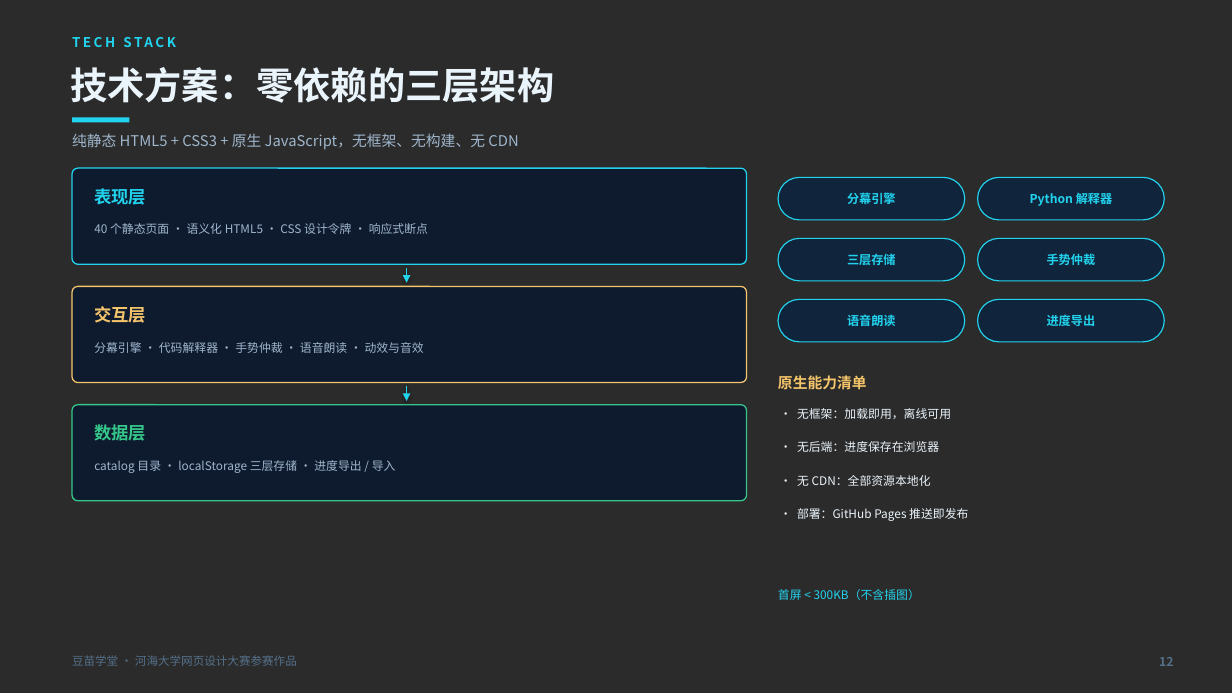
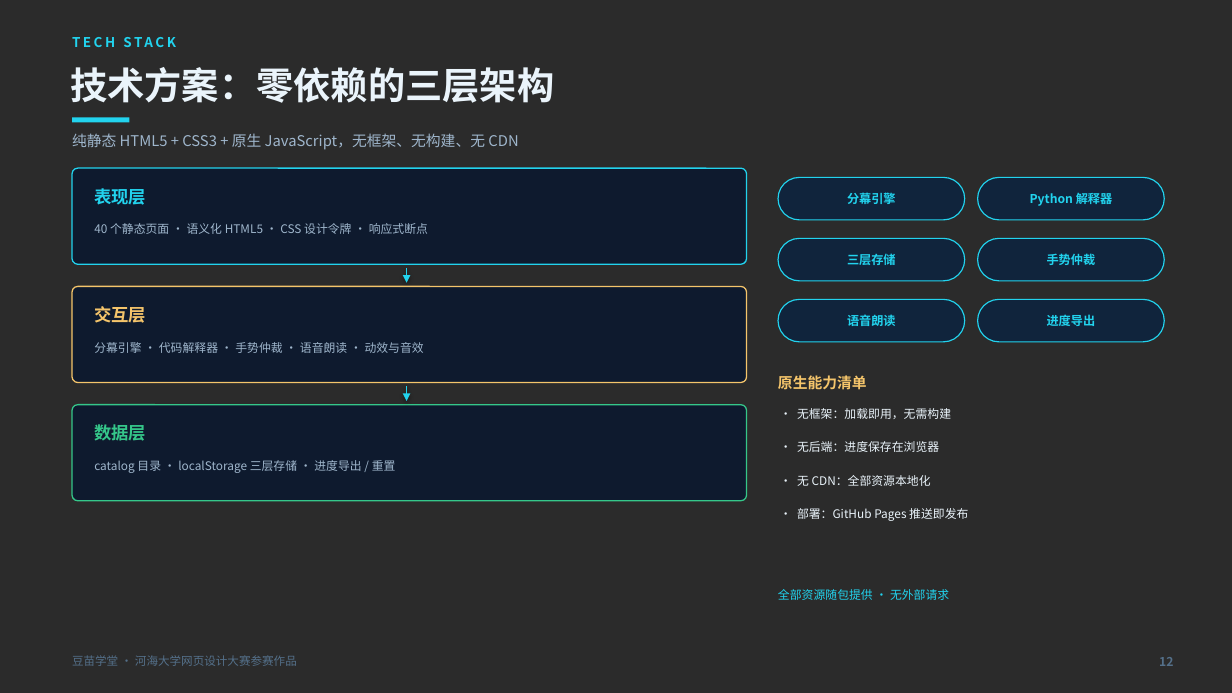
Before and after one commit to wbydxx/doumiao-academy, a slide deck: slide 12 of deliverables/豆苗学堂-演示PPT.pptx. Drawn at 1232x693 pixels with LibreOffice and Linux fonts; fonts in the diff are those of the drawing; background and template pictures are left out; a plain dark background stands for a picture behind light text. Boxes give left, top, right and bottom in pixels: in the first picture for what was removed or moved away, otherwise in the second. Text is boxed around its words. In the diff, an @@ line names an element or a change of style, - is before the commit and + after.

```diff
--- a/deliverables/豆苗学堂-演示PPT.pptx
+++ b/deliverables/豆苗学堂-演示PPT.pptx
@@ text at [797, 408, 951, 419]: text changed @@
-· 无框架：加载即用，离线可用
+· 无框架：加载即用，无需构建
@@ text at [94, 460, 396, 473]: text changed @@
-catalog 目录 · localStorage 三层存储 · 进度导出 / 导入
+catalog 目录 · localStorage 三层存储 · 进度导出 / 重置
@@ text at [778, 589, 949, 600]: text changed @@
-首屏 < 300KB（不含插图）
+全部资源随包提供 · 无外部请求
```
Also in this commit, not shown: 11 other slides changed, 46 other files.
